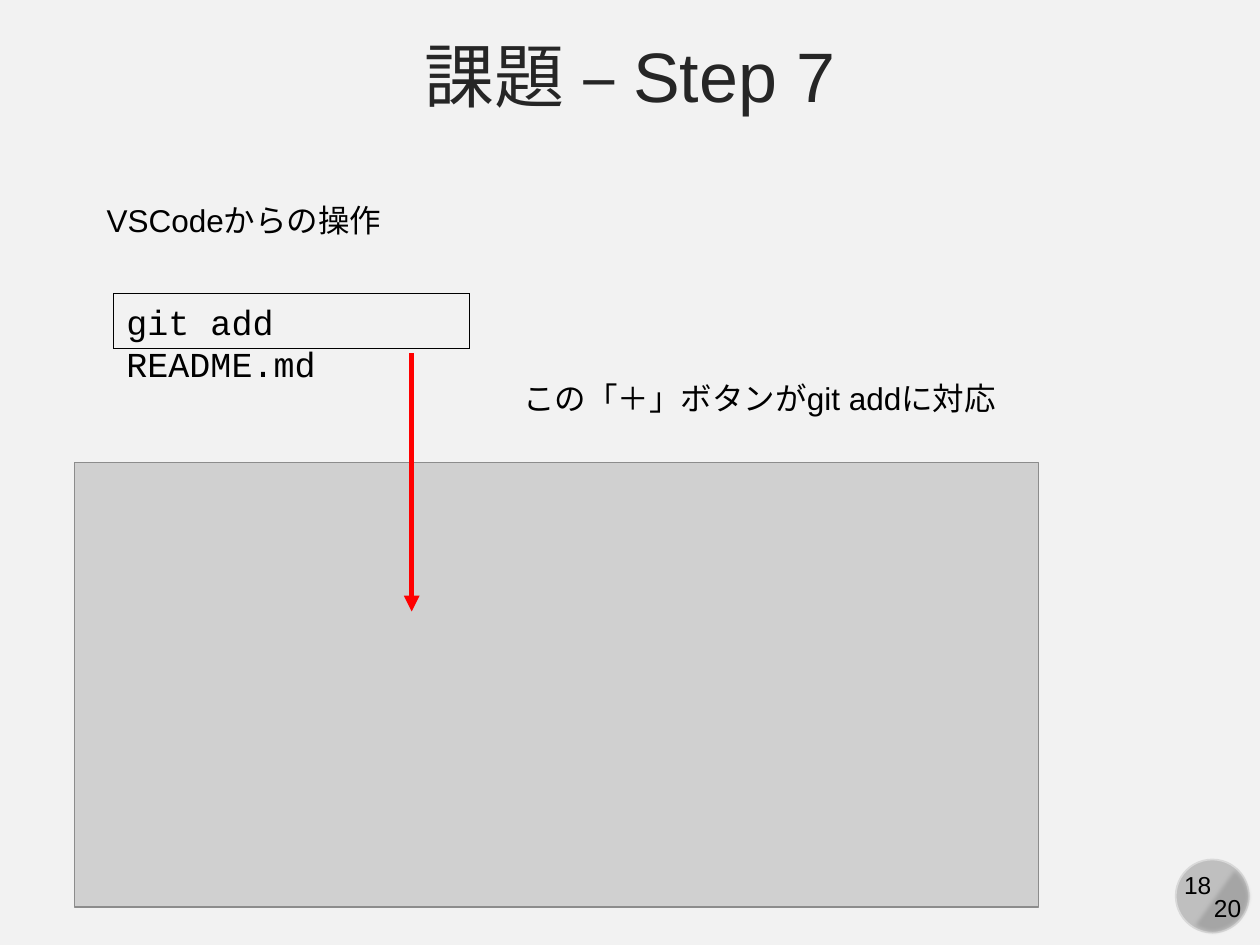
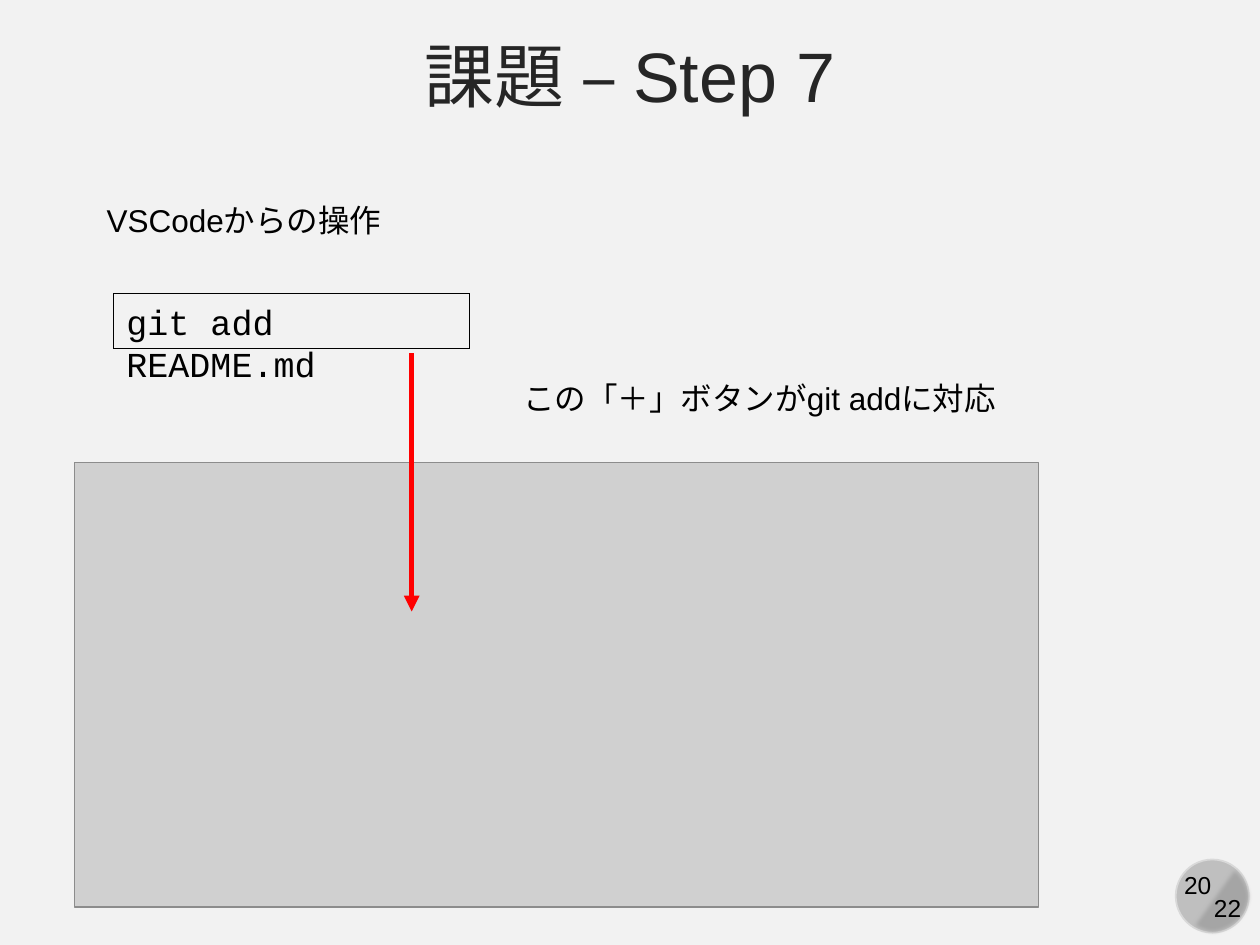
Before and after one commit to kaityo256/github, a slide deck: slide 20 of practice_basic/fig/slide.pptx (slide 18 before the commit). Drawn at 1260x945 pixels with LibreOffice and Linux fonts; fonts in the diff are those of the drawing; grey boxes stand for pictures. Boxes give left, top, right and bottom in pixels: in the first picture for what was removed or moved away, otherwise in the second. Text is boxed around its words. In the diff, an @@ line names an element or a change of style, - is before the commit and + after.

```diff
--- a/practice_basic/fig/slide.pptx
+++ b/practice_basic/fig/slide.pptx
@@ page number rewrapped from (x1=1214, y1=900, x2=1241, y2=923) to (x1=1184, y1=877, x2=1211, y2=895) @@
@@ page number removed at (x1=1184, y1=877, x2=1211, y2=895) @@
-18
@@ text added at (x1=1214, y1=900, x2=1241, y2=923), 14 pt, text #000000 @@
+22
```
Also in this commit, not shown: 19 other slides changed, 2 slides added.
